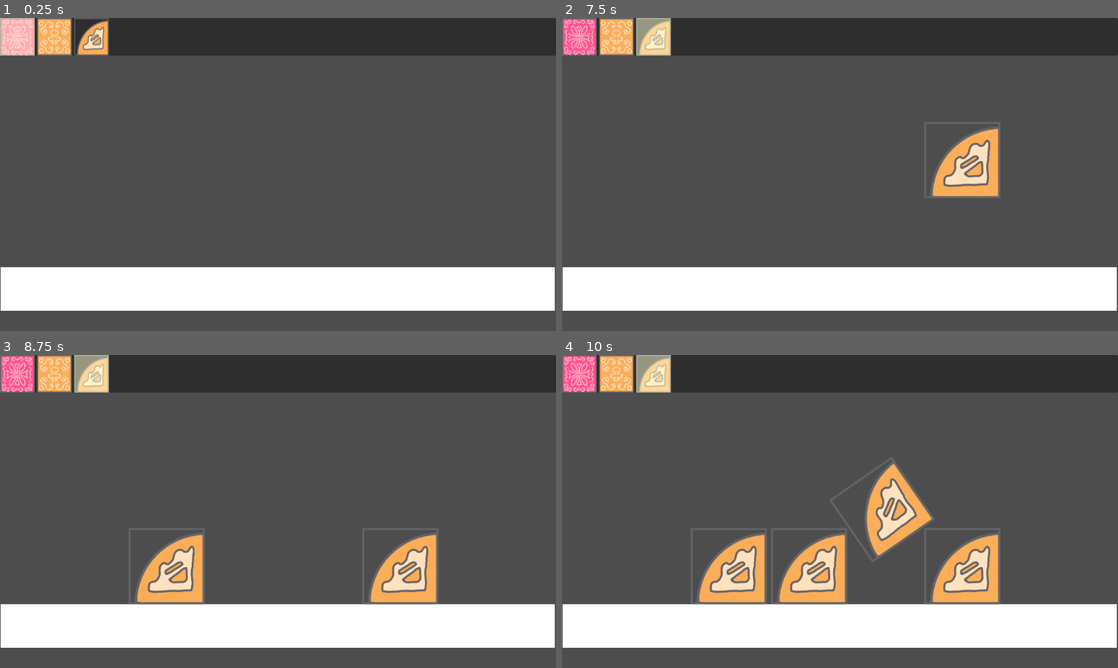
Above: before the commit, frames 1-4 (two rows, left to right).
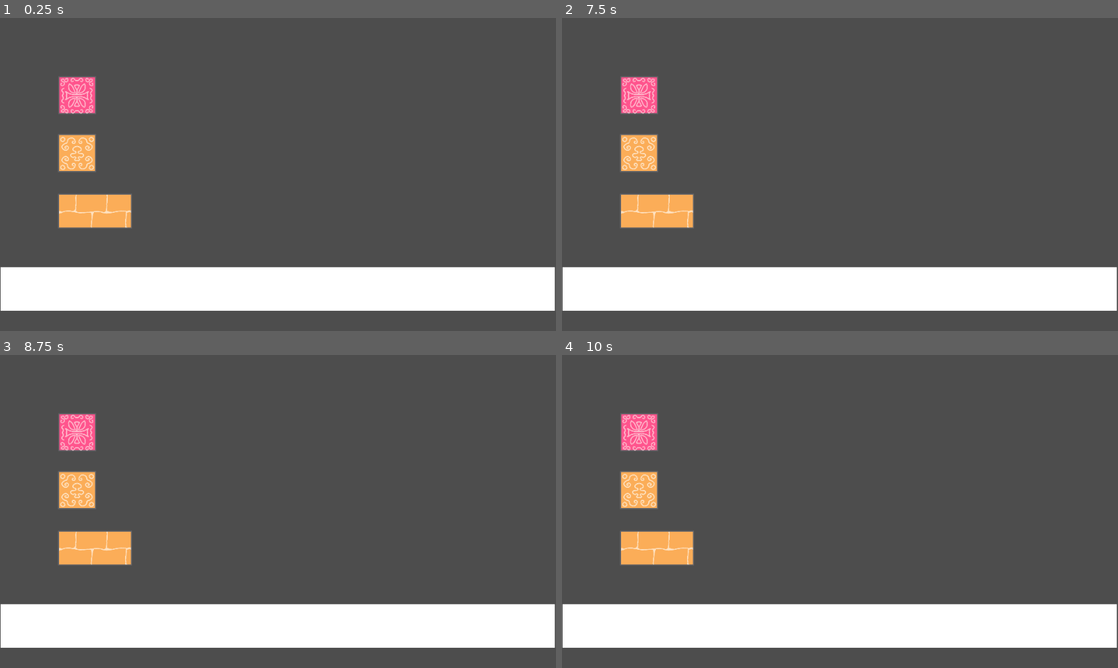
Above: after the commit, the same moments.

Repository: yjin910517/godot-physics-toys
Game: Godot game, scene res://scenes/Main.tscn
The game is run twice, just before and just after one commit, with the same random seed, the same clock (stepped at 60 frames per second) and the same inputs. The project has no main scene, so this scene is started directly.
Inputs (mouse positions are in pixels of both pictures, inside the frame that each line leads up to):
- Up to frame 1 (0.25 s): no input
- Up to frame 2 (7.5 s): click (578, 36) at 0.52 s; click (617, 36) at 1.27 s; click (650, 36) at 2.02 s; click (578, 36) at 2.77 s; click (617, 36) at 3.52 s; click (650, 36) at 4.27 s; click (578, 36) at 5.02 s; click (617, 36) at 5.77 s; click (650, 36) at 6.52 s; tap Enter at 7.25 s; move the mouse to (962, 158) at 7.27 s; click (962, 158) at 7.42 s
- Up to frame 3 (8.75 s): move the mouse to (166, 527) at 8.02 s; click (166, 527) at 8.17 s
- Up to frame 4 (10 s): move the mouse to (895, 442) at 8.77 s; click (895, 442) at 8.92 s; move the mouse to (812, 574) at 9.52 s; click (812, 574) at 9.67 s

The runs differ from the first frame. In frame 1, 15% of the frame differs, in the area x 0-100%, y 0-68%; in frame 2, 17%; in frame 3, 20%; in frame 4, 24%, in the area x 0-100%, y 0-80%.

Commit message:
refactored the toy item menu scene for simpler code flow

Diff:
--- a/scenes/BlockButton.tscn
+++ /dev/null
@@ -1,18 +0,0 @@
-[gd_scene load_steps=2 format=3 uid="uid://cktiuc1psoiv1"]
-
-[ext_resource type="Script" path="res://scripts/block_button.gd" id="1_8xehr"]
-
-[node name="BlockButton" type="TextureButton"]
-offset_right = 8.0
-offset_bottom = 8.0
-script = ExtResource("1_8xehr")
-
-[node name="Highlight" type="ColorRect" parent="."]
-layout_mode = 1
-anchors_preset = 15
-anchor_right = 1.0
-anchor_bottom = 1.0
-grow_horizontal = 2
-grow_vertical = 2
-mouse_filter = 2
-color = Color(1, 1, 0.823529, 0.501961)
--- /dev/null
+++ b/scenes/BlockItem.tscn
@@ -0,0 +1,19 @@
+[gd_scene load_steps=3 format=3 uid="uid://d3by430vpooqa"]
+
+[ext_resource type="Texture2D" uid="uid://d1l0nvnvgy17d" path="res://arts/round 1-1.png" id="1_uoj5y"]
+[ext_resource type="Script" path="res://scripts/block_item.gd" id="2_dbe31"]
+
+[node name="BlockItem" type="TextureRect"]
+scale = Vector2(0.25, 0.25)
+texture = ExtResource("1_uoj5y")
+stretch_mode = 5
+script = ExtResource("2_dbe31")
+
+[node name="ClickControl" type="Control" parent="."]
+layout_mode = 1
+anchors_preset = 0
+
+[node name="Highlight" type="ColorRect" parent="."]
+layout_mode = 0
+mouse_filter = 2
+color = Color(1, 1, 0.823529, 0.501961)
--- a/scenes/Main.tscn
+++ b/scenes/Main.tscn
@@ -1,14 +1,15 @@
-[gd_scene load_steps=5 format=3 uid="uid://dv4qqoik3ktus"]
+[gd_scene load_steps=4 format=3 uid="uid://dv4qqoik3ktus"]
 
 [ext_resource type="Script" path="res://scripts/main.gd" id="1_k3f3p"]
-[ext_resource type="Script" path="res://scripts/block_menu.gd" id="3_vtfml"]
-[ext_resource type="PackedScene" uid="uid://cktiuc1psoiv1" path="res://scenes/BlockButton.tscn" id="3_wlkua"]
+[ext_resource type="PackedScene" uid="uid://bk7cqf1ypt21e" path="res://scenes/ToyBoxMenu.tscn" id="2_m1mll"]
 
 [sub_resource type="RectangleShape2D" id="RectangleShape2D_4lxex"]
 size = Vector2(957, 75)
 
 [node name="Main" type="Node2D"]
 script = ExtResource("1_k3f3p")
+
+[node name="Blocks" type="Node2D" parent="."]
 
 [node name="Floor" type="StaticBody2D" parent="."]
 position = Vector2(116, 383)
@@ -31,15 +32,4 @@
 position = Vector2(362.5, 84.5)
 shape = SubResource("RectangleShape2D_4lxex")
 
-[node name="Blocks" type="Node2D" parent="."]
-
-[node name="UI" type="CanvasLayer" parent="."]
-
-[node name="BlockMenu" type="PanelContainer" parent="UI"]
-offset_right = 960.0
-offset_bottom = 65.0
-script = ExtResource("3_vtfml")
-block_button_scene = ExtResource("3_wlkua")
-
-[node name="Buttons" type="HBoxContainer" parent="UI/BlockMenu"]
-layout_mode = 2
+[node name="Menu" parent="." instance=ExtResource("2_m1mll")]
--- /dev/null
+++ b/scenes/ToyBoxMenu.tscn
@@ -0,0 +1,6 @@
+[gd_scene load_steps=2 format=3 uid="uid://bk7cqf1ypt21e"]
+
+[ext_resource type="Script" path="res://scripts/block_box.gd" id="1_l23xw"]
+
+[node name="Menu" type="Node2D"]
+script = ExtResource("1_l23xw")
--- /dev/null
+++ b/scripts/block_box.gd
@@ -0,0 +1,52 @@
+extends Node2D
+class_name ToyBox
+
+signal block_selected(scene: PackedScene)
+
+@onready var block_item_scene: PackedScene = preload("res://scenes/BlockItem.tscn")
+
+var _buttons: Array[BlockItem] = []
+var _selected_id: String = ""
+
+
+func _ready():
+	build_menu()
+
+
+func build_menu():
+
+	for child in get_children():
+		child.queue_free()
+
+	_buttons.clear()
+
+	var keys: Array = BlockDatabase.blocks.keys()
+	keys.sort()
+
+	for id in keys:
+		var block_id: String = str(id)
+		var data: Dictionary = BlockDatabase.blocks[block_id]
+
+		var menu_item := block_item_scene.instantiate() as BlockItem
+		add_child(menu_item)
+
+		menu_item.block_id = block_id
+		menu_item.block_scene = data["scene"]
+
+		menu_item.texture = data["icon"]
+		menu_item.position = data["pos"]
+		menu_item.set_full_rect()
+
+		menu_item.connect("item_pressed", Callable(self, "_on_select_block"))
+
+		_buttons.append(menu_item)
+
+
+func _on_select_block(block_id: String):
+	_selected_id = block_id
+
+	for btn in _buttons:
+		btn.set_selected(btn.block_id == block_id)
+
+	var scene: PackedScene = BlockDatabase.blocks[block_id]["scene"]
+	emit_signal("block_selected", scene)
--- a/scripts/block_button.gd
+++ /dev/null
@@ -1,14 +0,0 @@
-extends TextureButton
-class_name BlockButton
-
-@onready var highlight: ColorRect = $Highlight
-
-var block_id: String = ""
-var block_scene: PackedScene
-
-func _ready():
-	highlight.visible = false
-
-
-func set_selected(selected: bool):
-	highlight.visible = selected
--- a/scripts/block_database.gd
+++ b/scripts/block_database.gd
@@ -4,14 +4,17 @@
 var blocks := {
 	"rect_1": {
 		"scene": preload("res://scenes/blocks/Rect01.tscn"),
-		"icon": preload("res://arts/square 1_icon.png")
+		"icon": preload("res://arts/square 1.png"),
+		"pos": Vector2(100,100)
 	},
 	"rect_2": {
 		"scene": preload("res://scenes/blocks/Rect02.tscn"),
-		"icon": preload("res://arts/square 2_icon.png")
+		"icon": preload("res://arts/square 2.png"),
+		"pos": Vector2(100,200)
 	},
 	"round_1_1": {
-		"scene": preload("res://scenes/blocks/Round01-1.tscn"),
-		"icon": preload("res://arts/round 1-1_icon.png")
+		"scene": preload("res://scenes/blocks/Wide01.tscn"),
+		"icon": preload("res://arts/wide 1.png"),
+		"pos": Vector2(100,300)
 	},
 }
--- /dev/null
+++ b/scripts/block_item.gd
@@ -0,0 +1,29 @@
+extends TextureRect
+class_name BlockItem
+
+signal item_pressed(block_id)
+
+@onready var highlight: ColorRect = $Highlight
+@onready var click_detect: Control = $ClickControl
+
+var block_id: String = ""
+var block_scene: PackedScene
+
+
+func _ready():
+	click_detect.connect("gui_input", Callable(self, "_on_item_gui_input"))
+	highlight.visible = false
+
+
+func set_full_rect():
+	click_detect.size = self.size
+	highlight.size = self.size
+
+
+func set_selected(selected: bool):
+	highlight.visible = selected
+
+
+func _on_item_gui_input(event):
+	if event is InputEventMouseButton and event.button_index == MOUSE_BUTTON_LEFT and event.pressed:
+		emit_signal("item_pressed", block_id)
--- a/scripts/block_menu.gd
+++ /dev/null
@@ -1,56 +0,0 @@
-extends PanelContainer
-class_name BlockMenu
-
-signal block_selected(scene: PackedScene)
-
-@export var block_button_scene: PackedScene
-@onready var buttons_container: HBoxContainer = $Buttons
-
-var _buttons: Array[BlockButton] = []
-var _selected_id: String = ""
-
-
-func _ready():
-	build_menu()
-
-	if BlockDatabase.blocks.size() > 0:
-		var first_id: String = str(BlockDatabase.blocks.keys()[0])
-		select_block(first_id)
-
-
-func build_menu():
-
-	for child in buttons_container.get_children():
-		child.queue_free()
-
-	_buttons.clear()
-
-	var keys: Array = BlockDatabase.blocks.keys()
-	keys.sort()
-
-	for id in keys:
-		var block_id: String = str(id)
-		var data: Dictionary = BlockDatabase.blocks[block_id]
-
-		var btn := block_button_scene.instantiate() as BlockButton
-		btn.block_id = block_id
-		btn.block_scene = data["scene"]
-
-		btn.texture_normal = data["icon"]
-		btn.custom_minimum_size = Vector2(24, 24)
-		btn.stretch_mode = TextureButton.STRETCH_SCALE
-
-		btn.pressed.connect(func(): select_block(block_id))
-
-		buttons_container.add_child(btn)
-		_buttons.append(btn)
-
-
-func select_block(block_id: String):
-	_selected_id = block_id
-
-	for btn in _buttons:
-		btn.set_selected(btn.block_id == block_id)
-
-	var scene: PackedScene = BlockDatabase.blocks[block_id]["scene"]
-	emit_signal("block_selected", scene)
--- a/scripts/main.gd
+++ b/scripts/main.gd
@@ -1,12 +1,13 @@
 extends Node2D
 
 @onready var blocks_container: Node2D = $Blocks
-@onready var block_menu: BlockMenu = $UI/BlockMenu
+@onready var block_menu: ToyBox = $Menu
 
 var current_block_scene: PackedScene
 
+
 func _ready():
-	block_menu.block_selected.connect(Callable(self, "_on_block_selected"))
+	block_menu.connect("block_selected", Callable(self, "_on_block_selected"))
 
 
 func _on_block_selected(scene: PackedScene):
@@ -19,7 +20,7 @@
 	and event.button_index == MOUSE_BUTTON_LEFT \
 	and event.pressed:
 
-		# Optional: Ignore clicks that happen over UI
+		# WIP: Ignore clicks that happen over UI
 		if get_viewport().gui_get_hovered_control() != null:
 			return
 
